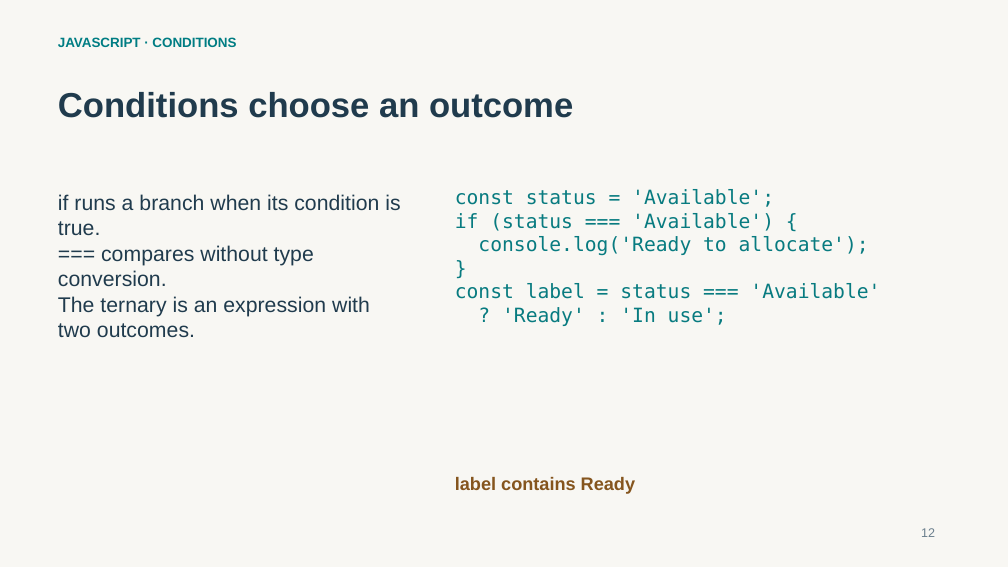
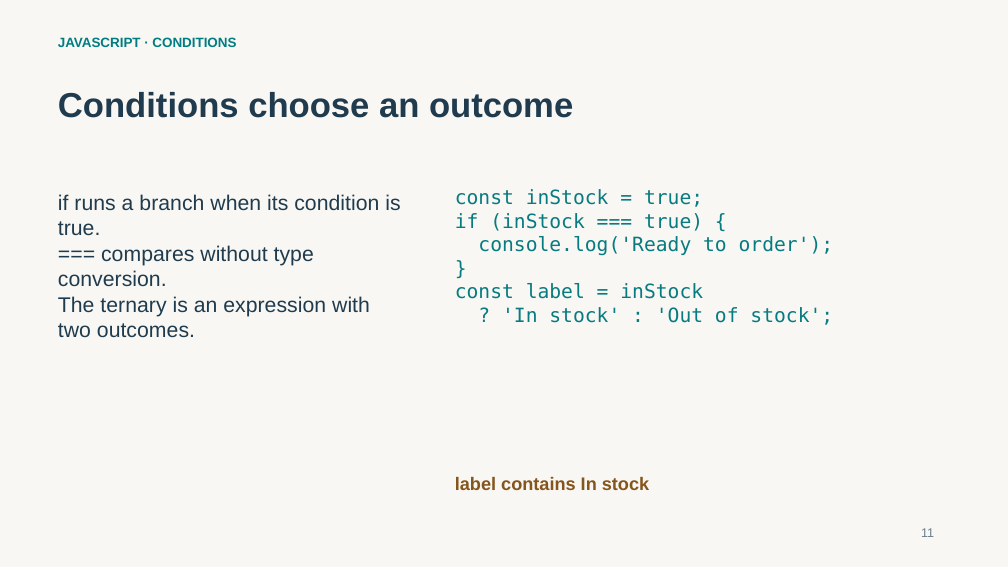
Before and after one commit to thesubhaprasad/tcs-sme-reactjs-learning, a slide deck: slide 11 of training/day-1/1_ReactJS_Day_One_Subha_Prasad.pptx. Drawn at 1008x567 pixels with LibreOffice and Linux fonts; fonts in the diff are those of the drawing. Boxes give left, top, right and bottom in pixels: in the first picture for what was removed or moved away, otherwise in the second. Text is boxed around its words. In the diff, an @@ line names an element or a change of style, - is before the commit and + after.

```diff
--- a/training/day-1/1_ReactJS_Day_One_Subha_Prasad.pptx
+++ b/training/day-1/1_ReactJS_Day_One_Subha_Prasad.pptx
@@ text at bbox=[455, 189, 834, 256]: text changed @@
-const status = 'Available';
-if (status === 'Available') {
-console.log('Ready to allocate');
+const inStock = true;
+if (inStock === true) {
+console.log('Ready to order');
@@ text at bbox=[455, 283, 833, 325]: text changed @@
-const label = status === 'Available'
-? 'Ready' : 'In use';
+const label = inStock
+? 'In stock' : 'Out of stock';
@@ text at bbox=[455, 477, 649, 490]: text changed @@
-label contains Ready
+label contains In stock
@@ text at bbox=[921, 528, 934, 537]: text changed @@
-12
+11
```
Also in this commit, not shown: 27 other slides changed, 23 other files.
